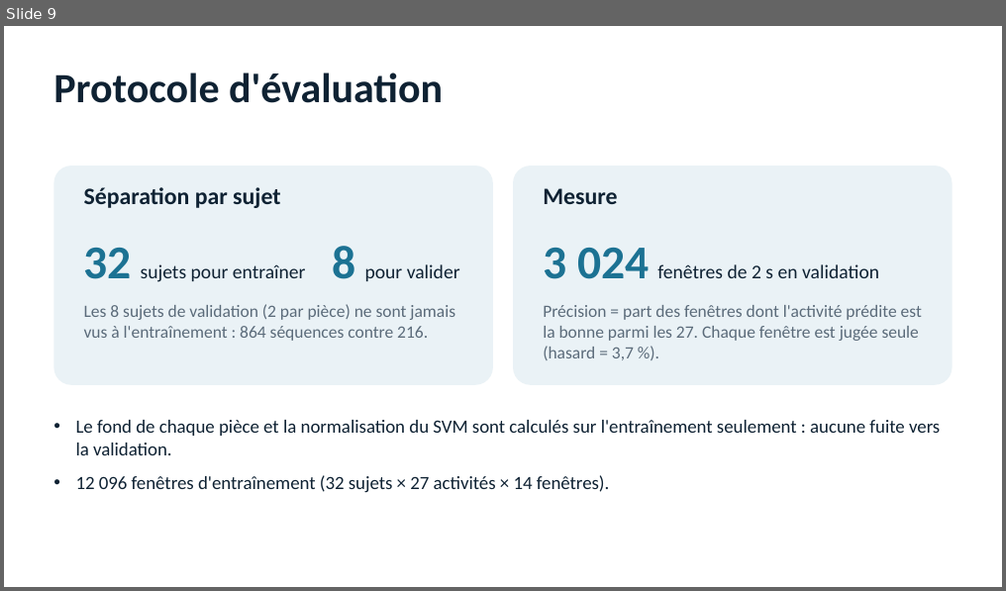
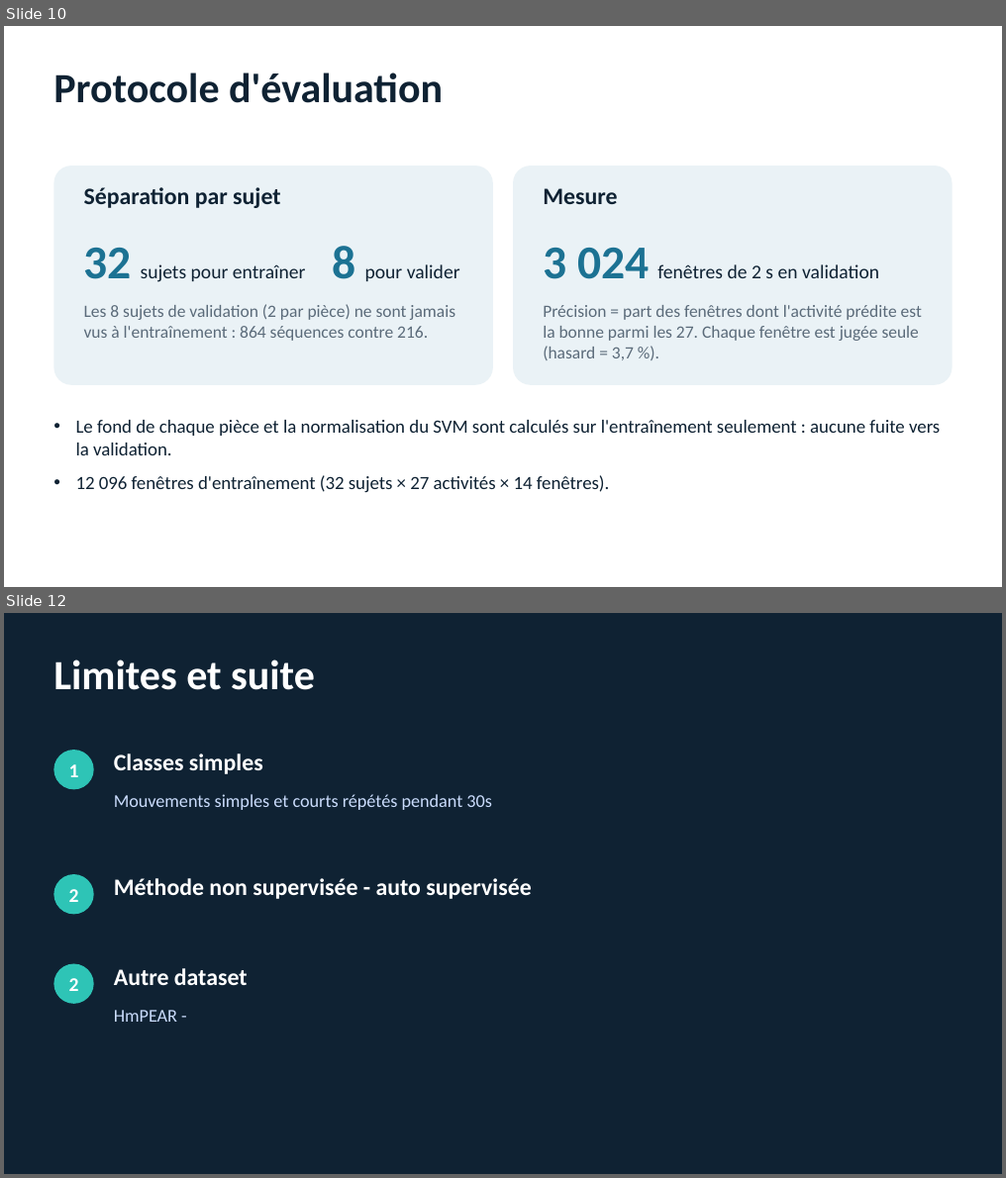
Before and after one commit to KazuWaii/LIARA_2026_internship, a slide deck: Tracking/mois/3-septembre/presentation_mmfi_fr.pptx. Shown one above the other, each under a label of ours: slide 9 before the commit, slides 10 and 12 after it; the slides between them are not shown. The pictures are 1006x591 and 1006x1178 pixels, drawn with LibreOffice and Linux fonts; fonts in the diff are those of the drawing. Boxes give left, top, right and bottom in pixels: in the first picture for what was removed or moved away, otherwise in the second. Text is boxed around its words. In the diff, an @@ line names an element or a change of style, - is before the commit and + after.

```diff
--- a/Tracking/mois/3-septembre/presentation_mmfi_fr.pptx
+++ b/Tracking/mois/3-septembre/presentation_mmfi_fr.pptx
@@ slide 12 added at (4, 613, 1002, 1174), background #0F2233 @@
@@ text added at (54, 660, 315, 690), 30 pt, text #FFFFFF, bold @@
+Limites et suite
@@ ellipse added at (54, 750, 94, 789), fill #2EC4B6 @@
@@ text added at (114, 754, 263, 774), 17 pt, text #FFFFFF, bold @@
+Classes simples
@@ text added at (69, 764, 79, 777), 14 pt, text #FFFFFF, bold @@
+1
@@ text added at (114, 794, 492, 810), 13 pt, text #CADCFC @@
+Mouvements simples et courts répétés pendant 30s
@@ ellipse added at (54, 874, 94, 914), fill #2EC4B6 @@
@@ text added at (114, 878, 531, 899), 17 pt, text #FFFFFF, bold @@
+Méthode non supervisée - auto supervisée
@@ text added at (69, 889, 79, 902), 14 pt, text #FFFFFF, bold @@
+2
@@ ellipse added at (54, 964, 94, 1004), fill #2EC4B6 @@
@@ text added at (114, 968, 248, 985), 17 pt, text #FFFFFF, bold @@
+Autre dataset
@@ text added at (69, 978, 79, 991), 14 pt, text #FFFFFF, bold @@
+2
@@ text added at (114, 1010, 177, 1022), 13 pt, text #CADCFC @@
+HmPEAR -
@@ what was slide 9 is now slide 10 @@
```
Also in this commit, not shown: 4 slides changed, 1 other slide added, 1 slide removed.
